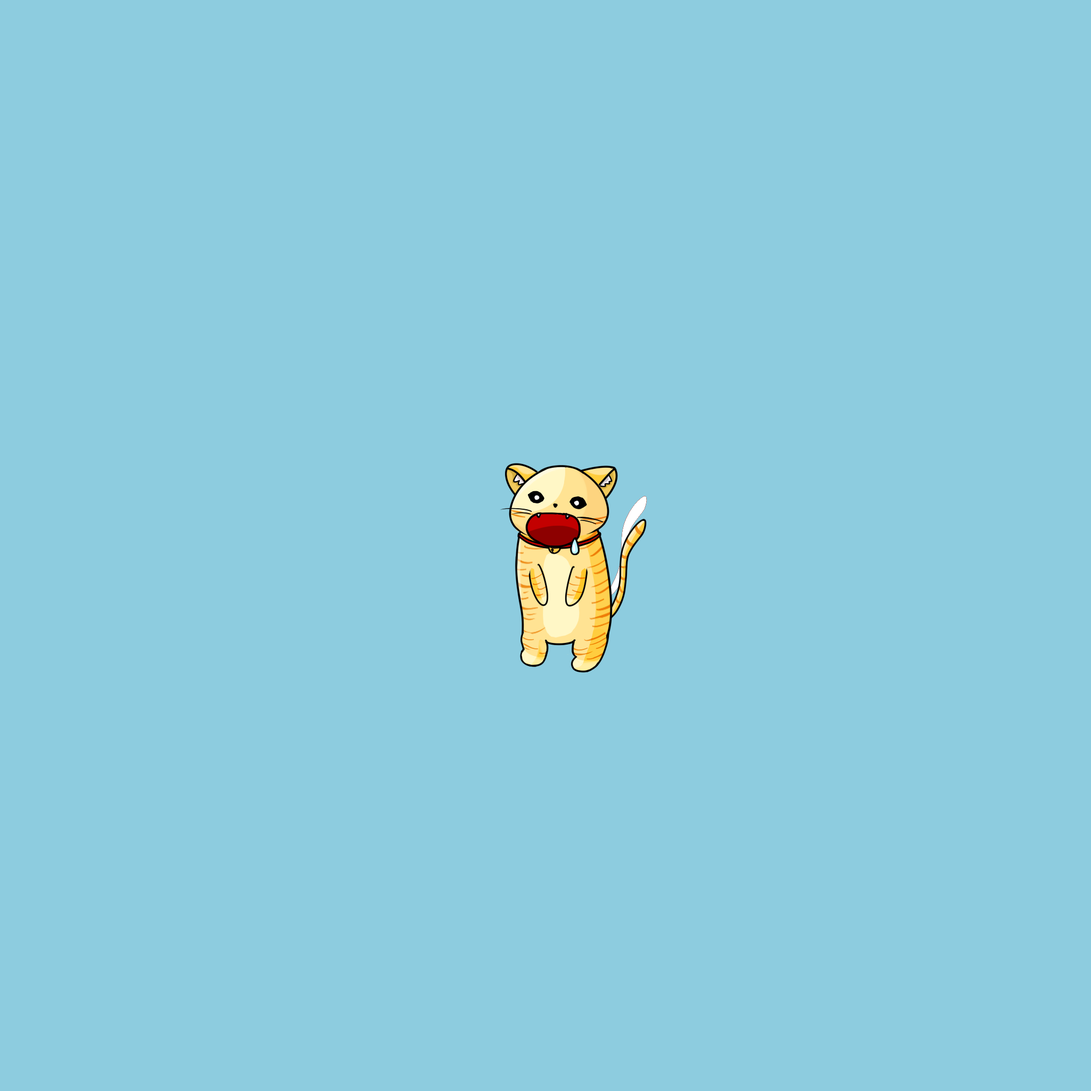
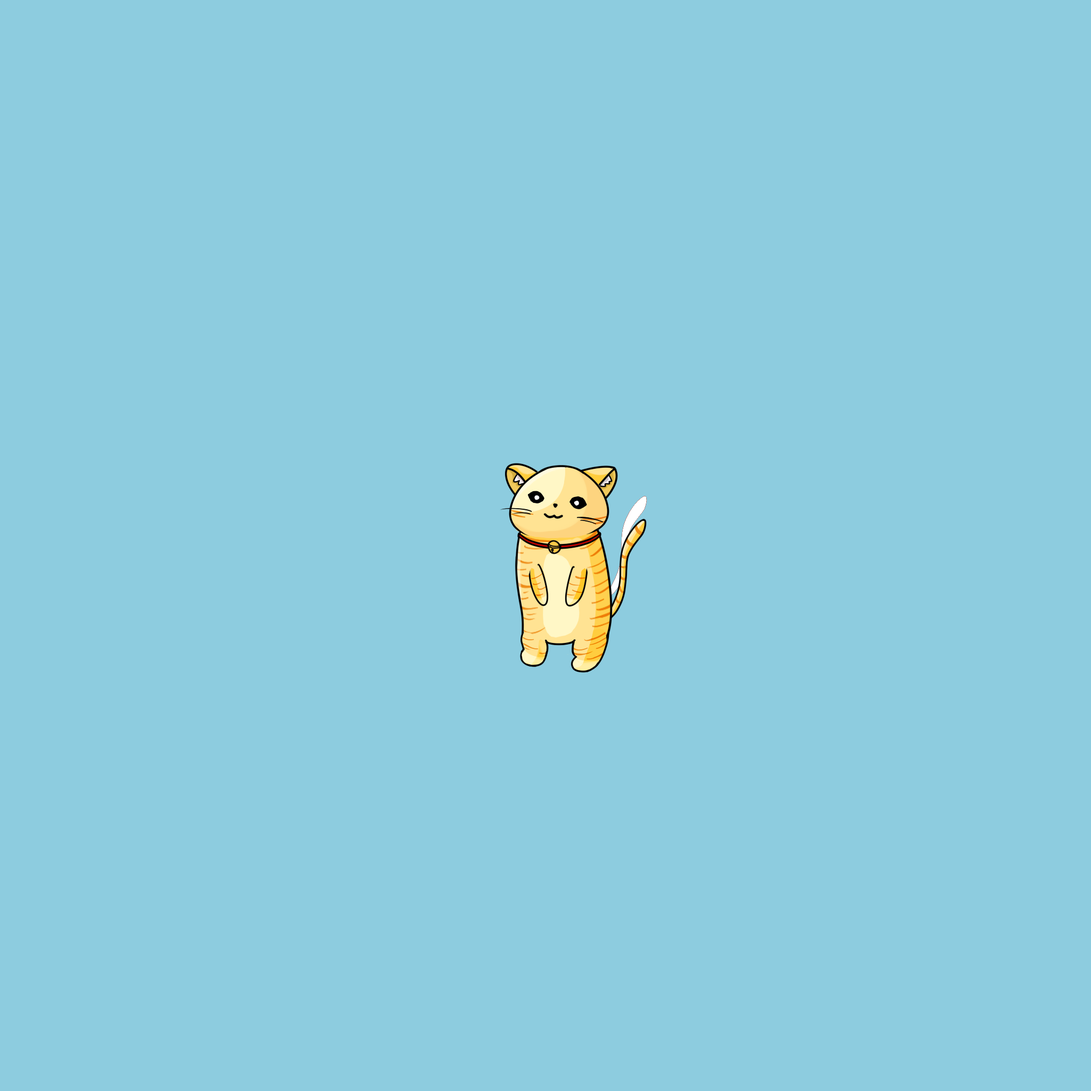
Layered file, before and after one edit (w=1091, h=1091). Changes by layer:
hid group "Swear.png" (3 layers) over (569, 537, 581, 556)
hid group "BigMouse.png" (3 layers) over (525, 512, 582, 549)
